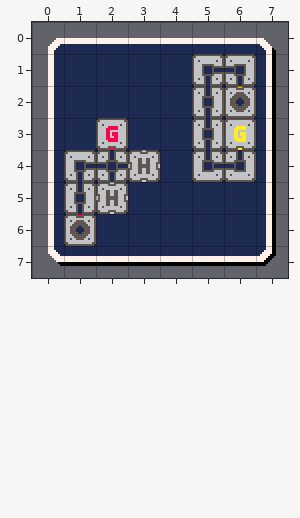
Tiled map: level/map_tutorial_001/map_tutorial_001.tmx. The picture above is the old version.
Cells are 32x32 px. Shown: x 0..7, y 0..7.
After:
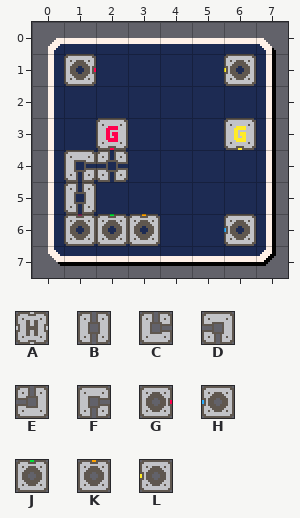
Key: from "element": A 3, B 7 turned 90, C 8, D 8 turned 180, E 8 turned 270, F 8 turned 90, G 66 turned 90, H 67 turned 270, J 80, K 81, L 82 turned 270.
_ is an empty cell.
Edits made:
Layer "Element":
Tile G now appears in row 1 at x 1.
Tile H now appears in row 6 at x 6.
Tile J now appears in row 6 at x 2.
Tile K now appears in row 6 at x 3.
The author changed tile D to tile L in row 1 at x 6.
Tile A is gone in row 4 at x 3; in row 5 at x 2.
Tile B is gone in rows 2 to 3 at x 5.
Tile C is gone in row 4 at x 5.
Tile E is gone in row 4 at x 6.
Tile F is gone in row 1 at x 5.
Tile K is gone in row 2 at x 6.
Where, in picture pixels (left, top, right, bottom), the same in both pictures:
added: (64, 54, 96, 86)
changed: (192, 54, 256, 182)
changed: (96, 150, 160, 246)
added: (224, 214, 256, 246)
